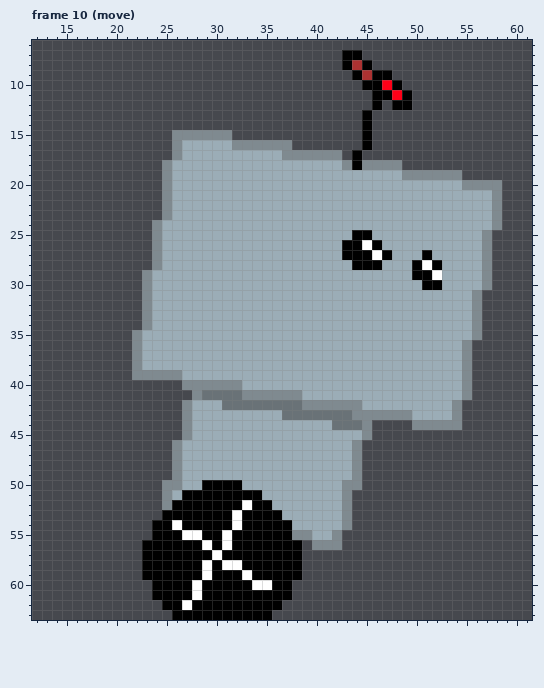
Two versions of one pixel-art file, assets/player_v2.aseprite. Above is the file before it was changed.
64x64 pixels, 18 frames. Shown: frame 10 (move): x 12..61, y 6..63. The commit also changed other frames, which this record leaves out.
After the commit:
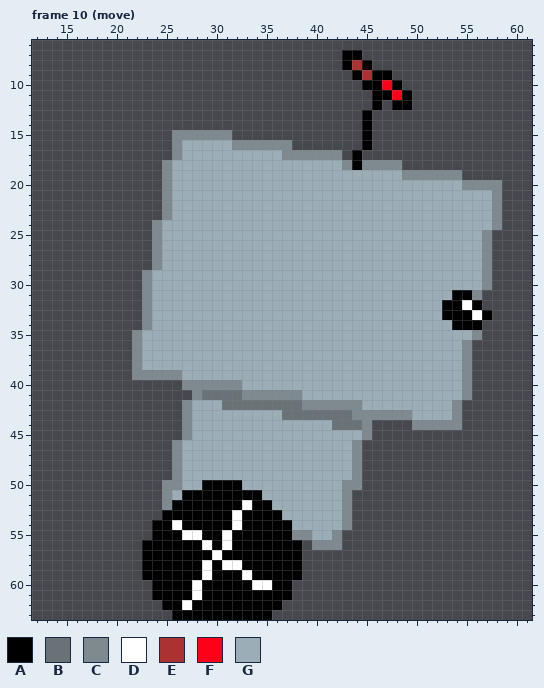
Palette (. is transparent): A #000000  B #697277  C #7f8a90  D #ffffff  E #ac3232  F #ff0018  G #9badb7
Change:
--- frame 10 (move), layer "Eyes"
@@ x 41..59 @@
 24 GGGGGGGGGGGGGGGGGC.
-25 GGGAAGGGGGGGGGGGC..
-26 GGAADAGGGGGGGGGGC..
-27 GGAAADAGGGAGGGGGC..
-28 GGGAAAGGGADAGGGGC..
-29 GGGGGGGGGAADGGGGC..
-30 GGGGGGGGGGAAGGGGC..
-31 GGGGGGGGGGGGGGGC...
-32 GGGGGGGGGGGGGGGC...
-33 GGGGGGGGGGGGGGGC...
-34 GGGGGGGGGGGGGGGC...
+25 GGGGGGGGGGGGGGGGC..
+26 GGGGGGGGGGGGGGGGC..
+27 GGGGGGGGGGGGGGGGC..
+28 GGGGGGGGGGGGGGGGC..
+29 GGGGGGGGGGGGGGGGC..
+30 GGGGGGGGGGGGGGGGC..
+31 GGGGGGGGGGGGGAAC...
+32 GGGGGGGGGGGGAADA...
+33 GGGGGGGGGGGGAAADA..
+34 GGGGGGGGGGGGGAAA...
 35 GGGGGGGGGGGGGGGC...
Boxes around the changes in both pictures, in picture pixels (x1, y1, x2, y2):
changed: (342, 230, 492, 330)
